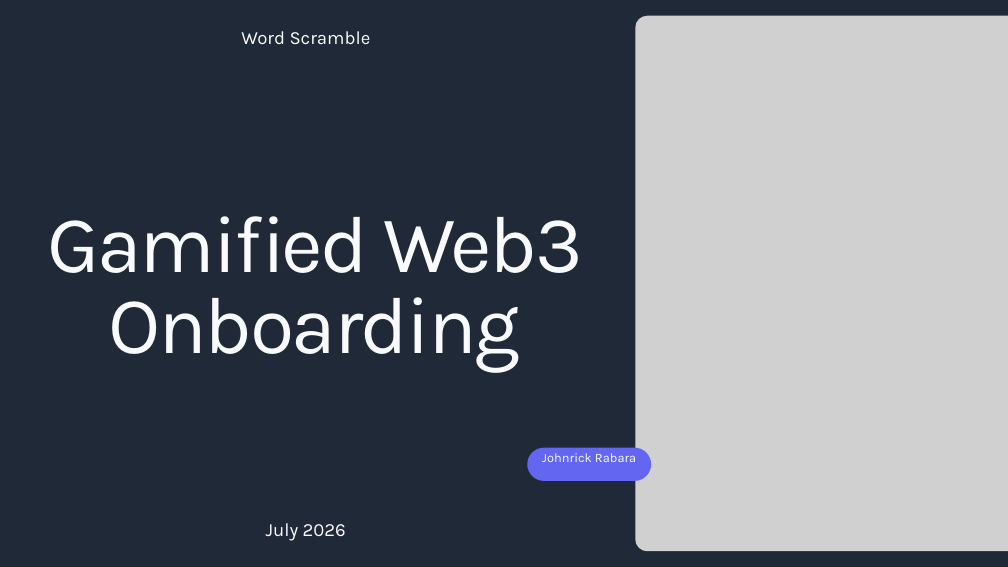
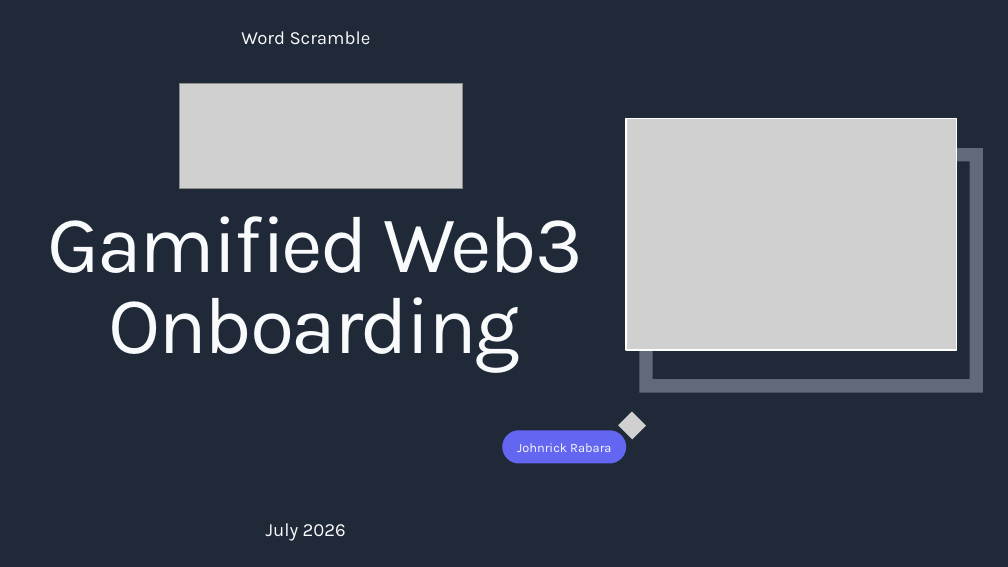
Before and after one commit to Jrabara101/Stellar-Paradigm, a slide deck: slide 1 of Pitch Deck/Word_Scramble_Pitch_Deck.pptx. Drawn at 1008x567 pixels with LibreOffice and Linux fonts; fonts in the diff are those of the drawing; grey boxes stand for pictures. Boxes give left, top, right and bottom in pixels: in the first picture for what was removed or moved away, otherwise in the second. Text is boxed around its words. In the diff, an @@ line names an element or a change of style, - is before the commit and + after.

```diff
--- a/Pitch Deck/Word_Scramble_Pitch_Deck.pptx
+++ b/Pitch Deck/Word_Scramble_Pitch_Deck.pptx
@@ picture removed at bbox=[635, 16, 1008, 551] @@
@@ picture added at bbox=[179, 83, 462, 188] @@
@@ picture added at bbox=[626, 119, 956, 350] @@
@@ frame added at bbox=[640, 148, 983, 393], fill #C2CDE1 at 40% opacity @@
@@ picture added at bbox=[618, 411, 646, 439] @@
@@ freeform shape: place and size @@
-freeform shape at bbox=[527, 448, 651, 481]
+freeform shape at bbox=[502, 430, 626, 464]
@@ text "Johnrick Rabara": place and size @@
-text "Johnrick Rabara" at bbox=[542, 453, 636, 462]
+text "Johnrick Rabara" at bbox=[517, 443, 611, 452]
@@ picture removed at bbox=[643, 429, 671, 456] @@
```
Also in this commit, not shown: 5 other slides changed, 2 other files.
